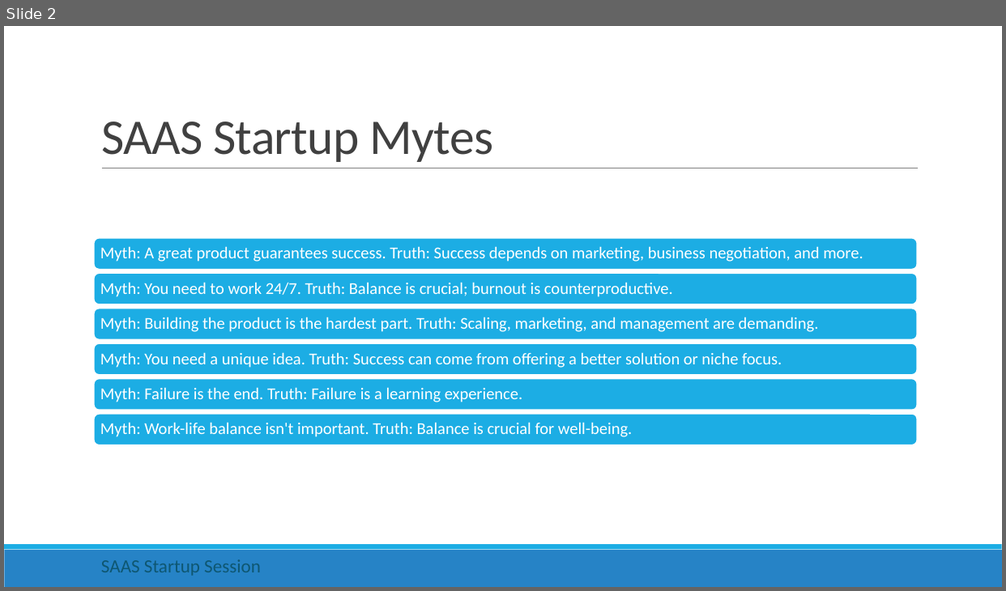
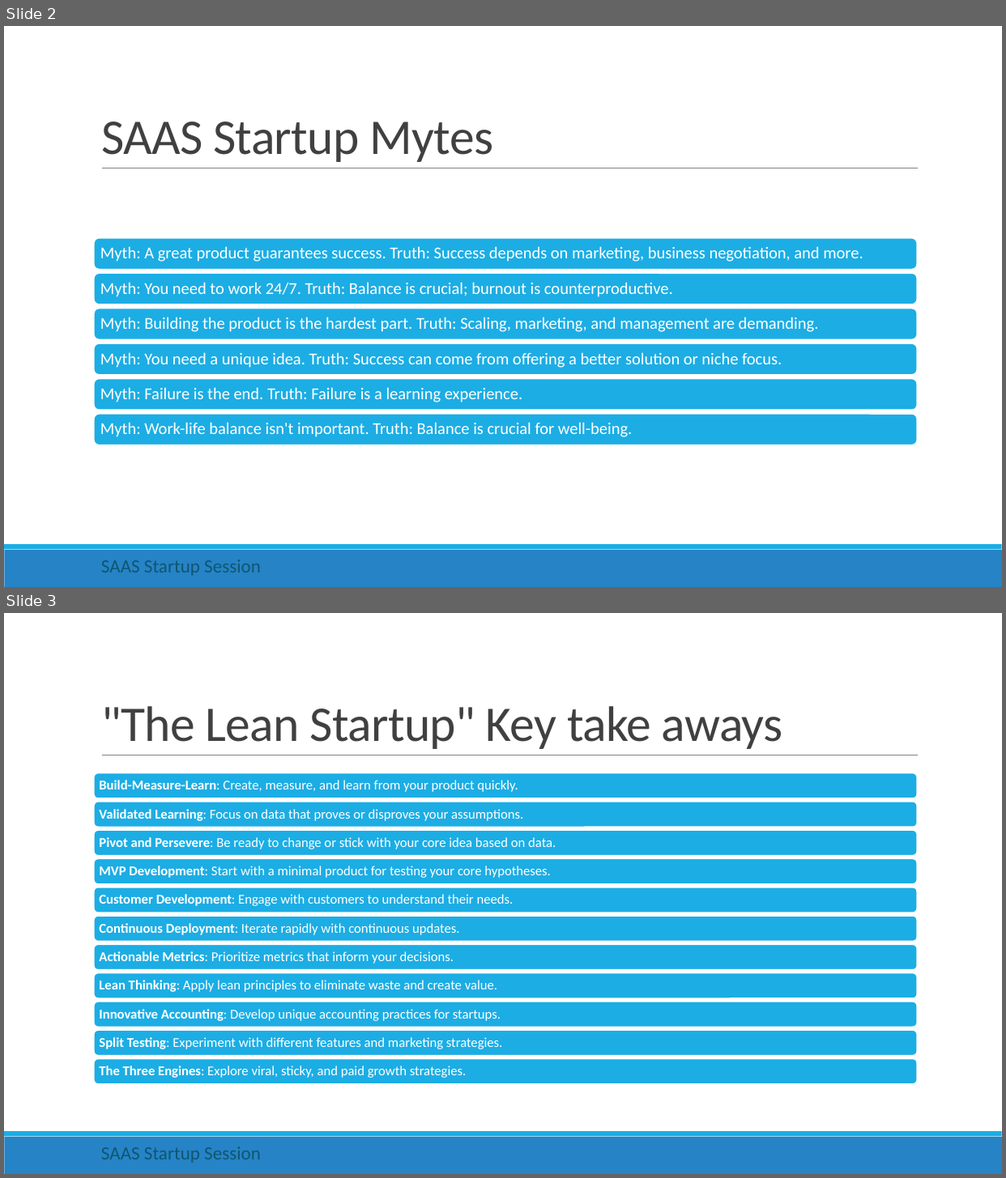
Before and after one commit to rishigujadhur1/Slides, a slide deck: Startups/Startup Session 0.pptx. Shown one above the other, each under a label of ours: slide 2 before the commit, slides 2 and 3 after it. The pictures are 1006x591 and 1006x1178 pixels, drawn with LibreOffice and Linux fonts; fonts in the diff are those of the drawing. Boxes give left, top, right and bottom in pixels: in the first picture for what was removed or moved away, otherwise in the second. Text is boxed around its words. In the diff, an @@ line names an element or a change of style, - is before the commit and + after.

Commit message:
Lean startup addition

```diff
--- a/Startups/Startup Session 0.pptx
+++ b/Startups/Startup Session 0.pptx
@@ slide 3 added at bbox=[4, 613, 1002, 1174], background #FFFFFF; not listed: 3 template elements that a slide beside it also shows @@
@@ title added at bbox=[101, 706, 783, 749], 48 pt, text #404040 @@
+"The Lean Startup" Key take aways
@@ group added at bbox=[94, 773, 918, 1084]: 11 rounded rectangles, 11 texts @@
+Build-Measure-Learn: Create, measure, and learn from your product quickly.
+Validated Learning: Focus on data that proves or disproves your assumptions.
+Pivot and Persevere: Be ready to change or stick with your core idea based on data.
+MVP Development: Start with a minimal product for testing your core hypotheses.
+Customer Development: Engage with customers to understand their needs.
+Continuous Deployment: Iterate rapidly with continuous updates.
+Actionable Metrics: Prioritize metrics that inform your decisions.
+Lean Thinking: Apply lean principles to eliminate waste and create value.
+Innovative Accounting: Develop unique accounting practices for startups.
+Split Testing: Experiment with different features and marketing strategies.
+The Three Engines: Explore viral, sticky, and paid growth strategies.
@@ text added at bbox=[101, 1147, 261, 1163], 18 pt, text #0E5772 @@
+SAAS Startup Session
```
Also in this commit, not shown: 1 other slide added.
